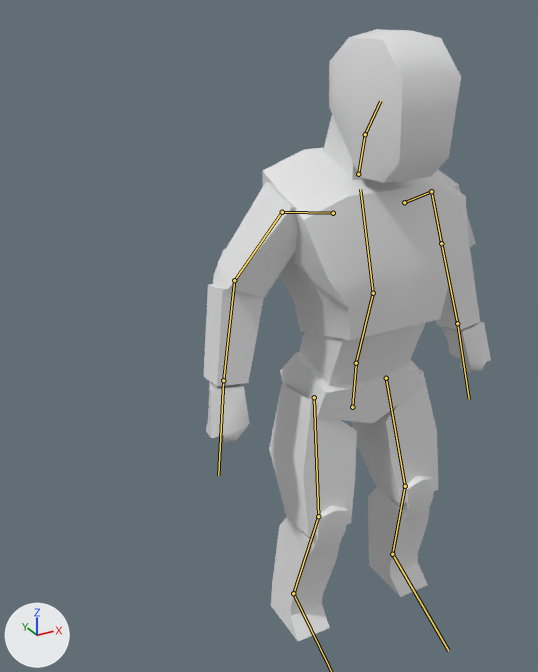
An edit to the FBX model Assets/Models/Prefabs/Character.fbx, drawn before and after from the same camera.
One viewpoint serves both versions: a 50 mm camera at (-1.22, -1.54, 1.87) aimed at (-0.17, 0.37, 0.91). Arrows for +X, +Y and +Z are at lower left; the lights stay in place. The bones that change are drawn over the model as lines.

Objects in the first picture: 'Character'.
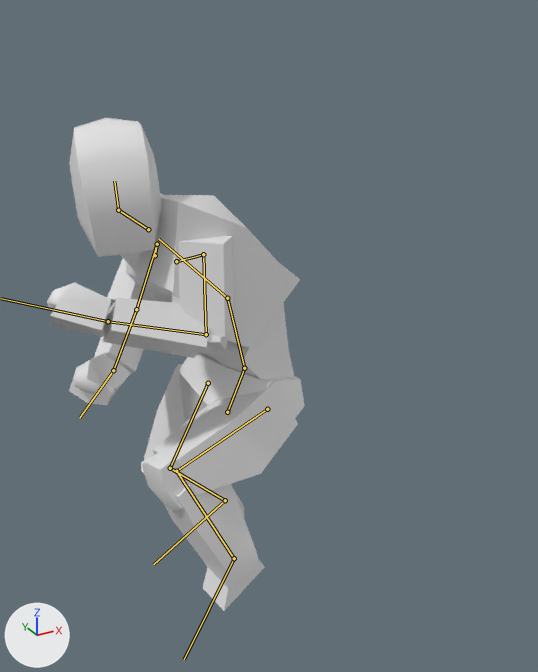
The newer file adds an action. The first version stands in its rest pose; the second is drawn at frame 15 of the action 'Armature|clp_Spooked_20'.

The edits, one by one:
Bone 'Hip' (bone_hip) moves from (0.0, 0.0, 0.0) to (-0.292, -0.102, -0.295).
Bone 'Hip' (bone_hip) turns from (0, 0, 0) to (-39, -69, 5) degrees about its own x, y and z.
Bone 'Stomach' (bone_stomach) turns from (0, 0, 0) to (30, -16, 2) degrees about its own x, y and z.
Bone 'Torso' (bone_torso) turns from (0, 0, 0) to (62, -12, 1) degrees about its own x, y and z.
Bone 'Neck' (bone_neck) turns from (0, 0, 0) to (-23, 34, -23) degrees about its own x, y and z.
Bone 'Head' (bone_head) turns from (0, 0, 0) to (-17, 0, -51) degrees about its own x, y and z.
Bone 'Shoulder.L' (bone_shoulder_l) turns from (0, 0, 0) to (-2, 4, -14) degrees about its own x, y and z.
Bone 'UpperArm.L' (bone_upperarm_l) turns from (0, 0, 0) to (83, 13, 11) degrees about its own x, y and z.
Bone 'LowerArm.L' (bone_lowerarm_l) turns from (0, 0, 0) to (99, -21, -29) degrees about its own x, y and z.
Bone 'Hand.L' (bone_hand_l) turns from (0, 0, 0) to (-10, 8, -8) degrees about its own x, y and z.
Bone 'Shoulder.R' (bone_shoulder_r) turns from (0, 0, 0) to (-2, -4, 14) degrees about its own x, y and z.
Bone 'UpperArm.R' (bone_upperarm_r) turns from (0, 0, 0) to (103, -5, 1) degrees about its own x, y and z.
Bone 'LowerArm.R' (bone_lowerarm_r) turns from (0, 0, 0) to (0, 2, 18) degrees about its own x, y and z.
Bone 'Hand.R' (bone_hand_r) turns from (0, 0, 0) to (16, 7, 10) degrees about its own x, y and z.
Bone 'UpperLeg.L' (bone_upperleg_l) turns from (0, 0, 0) to (31, 17, -1) degrees about its own x, y and z.
Bone 'LowerLeg.L' (bone_lowerleg_l) turns from (0, 0, 0) to (-72, 1, 2) degrees about its own x, y and z.
Bone 'Foot.L' (bone_foot_l) turns from (0, 0, 0) to (-22, -8, -13) degrees about its own x, y and z.
Bone 'UpperLeg.R' (bone_upperleg_r) turns from (0, 0, 0) to (-34, 6, -18) degrees about its own x, y and z.
Bone 'LowerLeg.R' (bone_lowerleg_r) turns from (0, 0, 0) to (-35, 0, -1) degrees about its own x, y and z.
Bone 'Foot.R' (bone_foot_r) turns from (0, 0, 0) to (29, -1, 12) degrees about its own x, y and z.

Pixel boxes [x1, y1, x2, y2] of what changed, in the pictures (538 x 672 px):
'Character', posed (10% narrower, 19% shorter)
    before: [204, 29, 491, 641]
    after: [47, 118, 305, 611]
bone 'Hip', root to tip
    before: (352, 407) to (356, 364)
    after: (227, 412) to (244, 369)
bone 'Stomach', root to tip
    before: (356, 363) to (373, 293)
    after: (244, 368) to (227, 298)
bone 'Torso', root to tip
    before: (373, 293) to (360, 189)
    after: (227, 298) to (159, 239)
bone 'Neck', root to tip
    before: (358, 174) to (365, 134)
    after: (148, 229) to (118, 210)
bone 'Head', root to tip
    before: (365, 134) to (380, 101)
    after: (118, 210) to (114, 181)
bone 'Shoulder.L', root to tip
    before: (404, 202) to (431, 191)
    after: (176, 261) to (203, 254)
bone 'UpperArm.L', root to tip
    before: (431, 191) to (441, 243)
    after: (203, 254) to (206, 334)
bone 'LowerArm.L', root to tip
    before: (441, 243) to (457, 323)
    after: (206, 334) to (108, 321)
bone 'Hand.L', root to tip
    before: (457, 323) to (469, 399)
    after: (108, 321) to (1, 298)
bone 'Shoulder.R', root to tip
    before: (333, 213) to (282, 212)
    after: (155, 255) to (157, 244)
bone 'UpperArm.R', root to tip
    before: (282, 212) to (234, 280)
    after: (157, 244) to (136, 309)
bone 'LowerArm.R', root to tip
    before: (234, 280) to (223, 380)
    after: (136, 309) to (113, 370)
bone 'Hand.R', root to tip
    before: (223, 380) to (218, 475)
    after: (113, 370) to (79, 418)
bone 'UpperLeg.L', root to tip
    before: (386, 378) to (405, 486)
    after: (267, 409) to (176, 471)
bone 'LowerLeg.L', root to tip
    before: (405, 486) to (392, 554)
    after: (176, 471) to (234, 558)
bone 'Foot.L', root to tip
    before: (392, 554) to (448, 650)
    after: (234, 558) to (184, 659)
bone 'UpperLeg.R', root to tip
    before: (314, 397) to (318, 516)
    after: (208, 383) to (170, 468)
bone 'LowerLeg.R', root to tip
    before: (318, 516) to (293, 593)
    after: (170, 468) to (225, 500)
